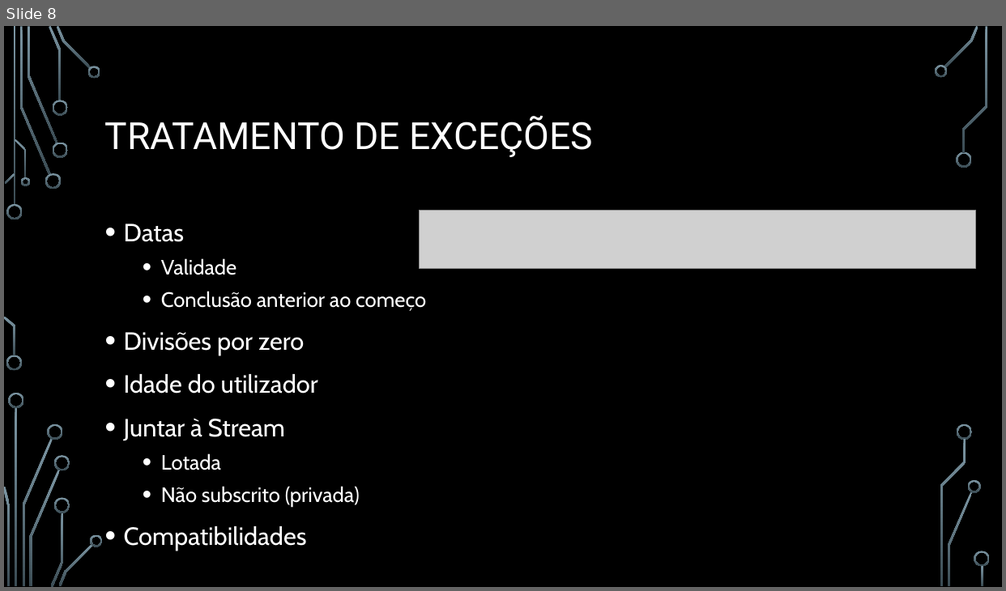
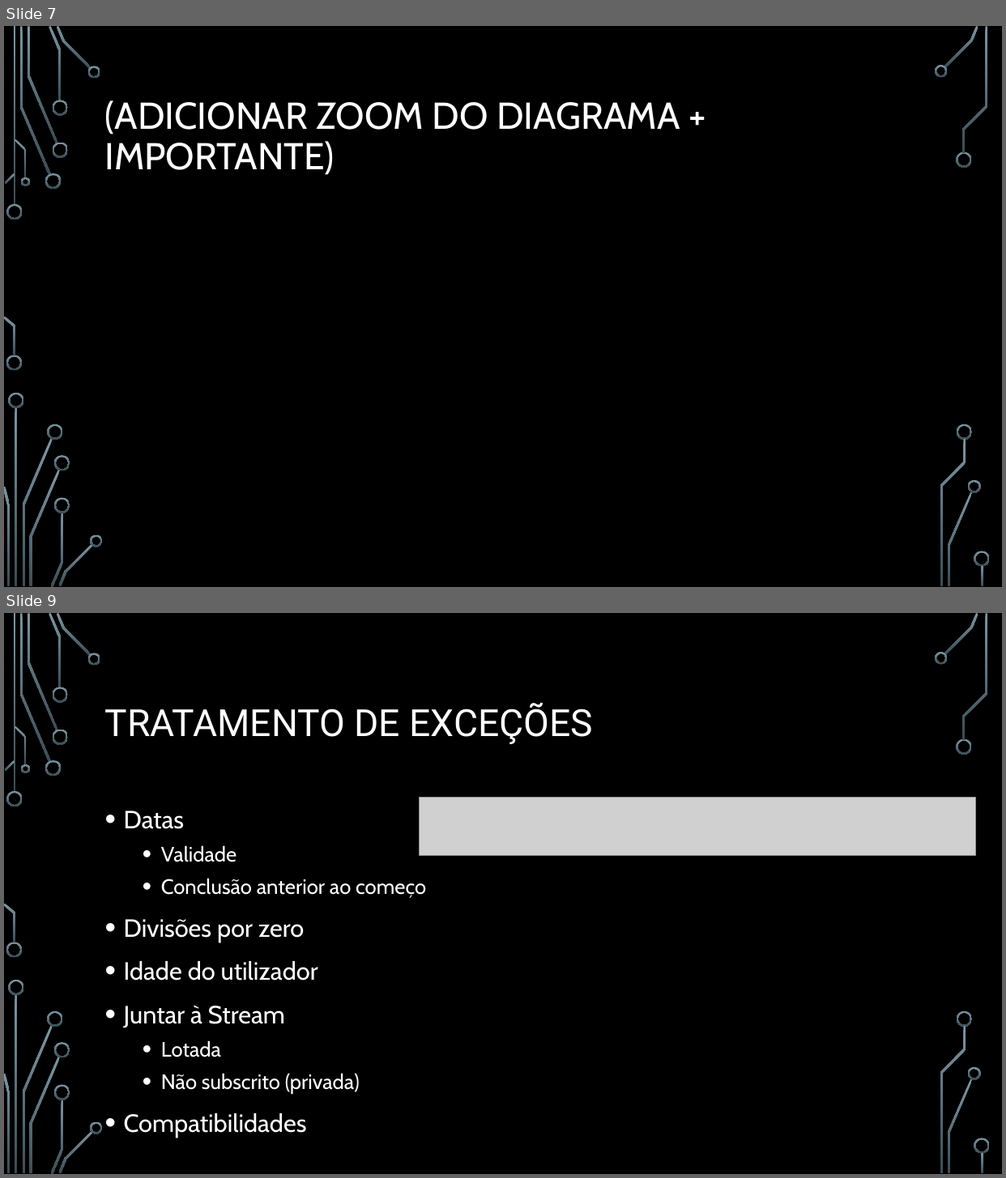
Before and after one commit to BrunoRosendo/StreamZ-AEDA-proj-, a slide deck: StreamZ.pptx. Shown one above the other, each under a label of ours: slide 8 before the commit, slides 7 and 9 after it; the slides between them are not shown. The pictures are 1006x591 and 1006x1178 pixels, drawn with LibreOffice and Linux fonts; fonts in the diff are those of the drawing; grey boxes stand for pictures; background and template pictures are left out. Boxes give left, top, right and bottom in pixels: in the first picture for what was removed or moved away, otherwise in the second. Text is boxed around its words. In the diff, an @@ line names an element or a change of style, - is before the commit and + after.

```diff
--- a/StreamZ.pptx
+++ b/StreamZ.pptx
@@ slide 7 added at [4, 26, 1002, 587], background picture (left out); not listed: 36 template elements that a slide beside it also shows @@
@@ title added at [105, 101, 680, 175], 36 pt, text #FFFFFF @@
+(ADICIONAR ZOOM DO DIAGRAMA + IMPORTANTE)
@@ what was slide 8 is now slide 9 @@
```
Also in this commit, not shown: 11 slides changed, 2 other slides added, 1 slide removed.
